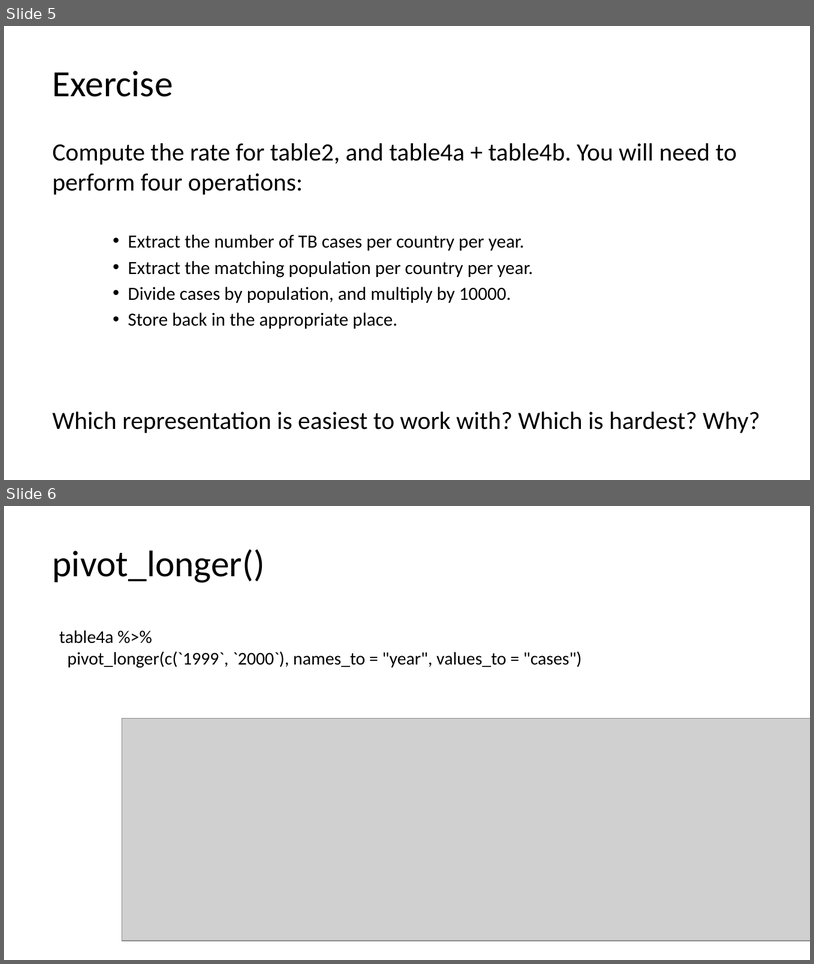
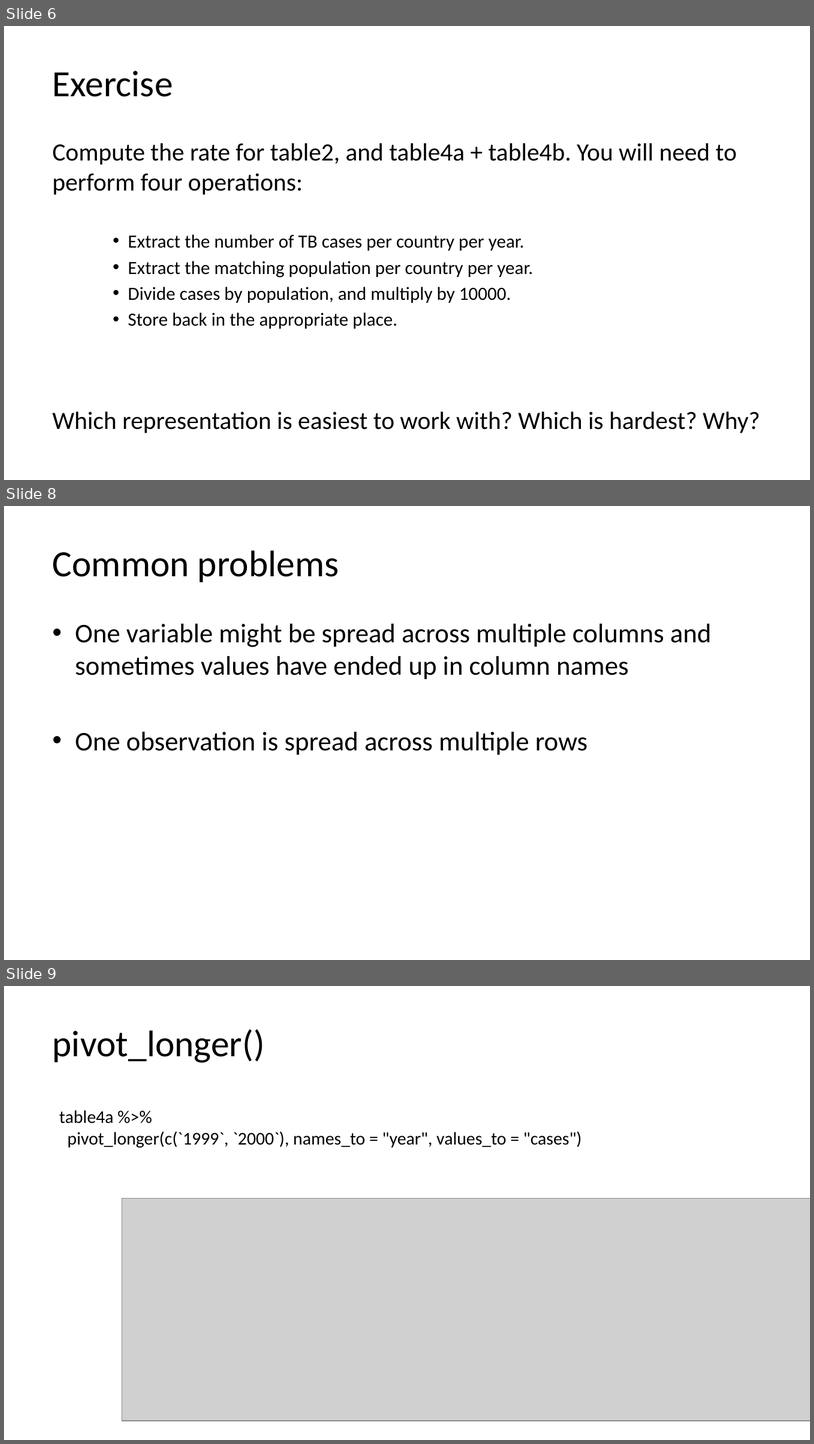
Before and after one commit to nt246/NTRES-6100-data-science, a slide deck: slides/Slides_tidydata.pptx. Shown one above the other, each under a label of ours: slides 5 and 6 before the commit, slides 6, 8 and 9 after it; the slides between them are not shown. The pictures are 814x964 and 814x1444 pixels, drawn with LibreOffice and Linux fonts; fonts in the diff are those of the drawing; grey boxes stand for pictures. Boxes give left, top, right and bottom in pixels: in the first picture for what was removed or moved away, otherwise in the second. Text is boxed around its words. In the diff, an @@ line names an element or a change of style, - is before the commit and + after.

```diff
--- a/slides/Slides_tidydata.pptx
+++ b/slides/Slides_tidydata.pptx
@@ slide 8 added at (x1=4, y1=506, x2=810, y2=960), background #FFFFFF @@
@@ title added at (x1=53, y1=550, x2=339, y2=582), 33 pt, text #000000 @@
+Common problems
@@ text added at (x1=75, y1=624, x2=712, y2=755), 24 pt, text #000000 @@
+• One variable might be spread across multiple columns and sometimes values have ended up in column names
+• One observation is spread across multiple rows
@@ what was slide 5 is now slide 6 @@
@@ what was slide 6 is now slide 9 @@
```
Also in this commit, not shown: 1 slide changed, 4 other slides added, 1 slide removed, 10 other files.
